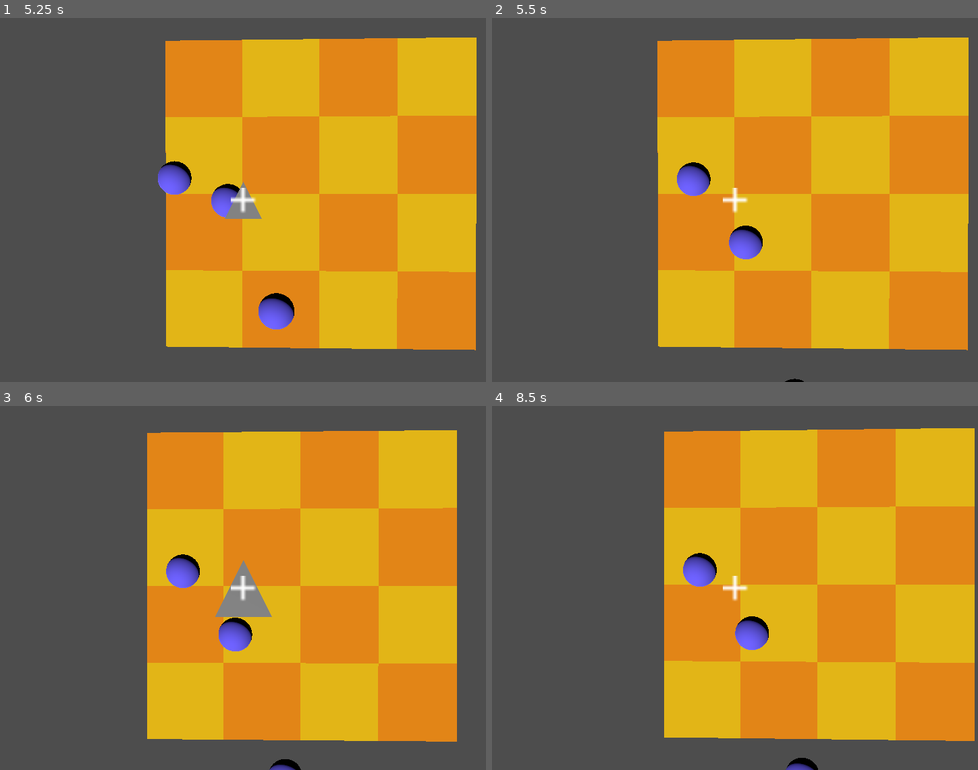
Above: before the commit, frames 1-4 (two rows, left to right).
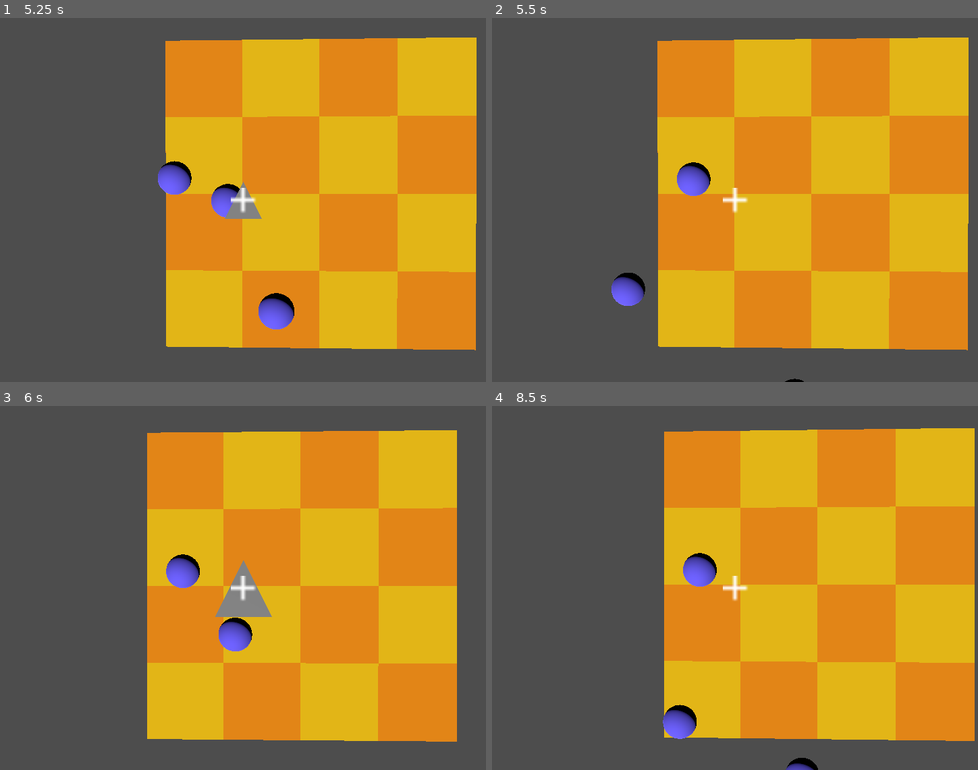
Above: after the commit, the same moments.

Repository: squonk4303/double-eagle
Game: Godot game, scene res://Scenes/shooting_gallery.tscn
Two runs of this game, one before a commit and one after it. Both use one fixed random seed, a clock stepped at 60 frames per second and the inputs below.
Inputs (mouse positions are in pixels of both pictures, inside the frame that each line leads up to):
- Up to frame 1 (5.25 s): tap Enter at 0.5 s; move the mouse to (238, 207) at 0.52 s; press the mouse at (238, 207) at 0.53 s; move the mouse to (277, 203) at 1.27 s; release the mouse at (277, 203) at 1.28 s; click (277, 203) at 1.35 s; move the mouse to (204, 196) at 2.02 s; press the mouse at (204, 196) at 2.03 s; move the mouse to (247, 200) at 2.77 s; release the mouse at (247, 200) at 2.78 s; click (247, 200) at 2.85 s; move the mouse to (223, 192) at 3.52 s; press the mouse at (223, 192) at 3.53 s; tap Escape (ESCAPE) at 4.15 s; move the mouse to (349, 181) at 4.27 s; release the mouse at (349, 181) at 4.28 s; click (349, 181) at 4.35 s; move the mouse to (218, 200) at 5.02 s; press the mouse at (218, 200) at 5.03 s
- Up to frame 2 (5.5 s): no input
- Up to frame 3 (6 s): move the mouse to (252, 580) at 5.77 s; release the mouse at (252, 580) at 5.78 s; click (252, 580) at 5.85 s
- Up to frame 4 (8.5 s): move the mouse to (730, 595) at 6.52 s; press the mouse at (730, 595) at 6.53 s; move the mouse to (769, 591) at 7.27 s; release the mouse at (769, 591) at 7.28 s; click (769, 591) at 7.35 s; move the mouse to (696, 584) at 8.02 s; press the mouse at (696, 584) at 8.03 s

Frame 1 is identical in both runs. In frame 2, 1.0% of the frame differs, in the area x 24-56%, y 57-80%; in frame 3, 0.1%; in frame 4, 1.0%, in the area x 35-57%, y 57-92%.

Commit message:
Cleanup and better hard-coding

Diff:
--- a/Scenes/bullet.gd
+++ b/Scenes/bullet.gd
@@ -25,10 +25,8 @@
 
 
 func collided(body):
-    print("hit something", position)
-    if !hit_something_yet:
-        if body.has_method("bullet_hit"):
-            pass
+    if !hit_something_yet and body.has_method("bullet_hit"):
+            body.bullet_hit(position)
 
     hit_something_yet = true
     queue_free()
--- a/Scripts/ball.gd
+++ b/Scripts/ball.gd
@@ -8,12 +8,12 @@
 
 
 func bullet_hit(b_pos):
-    print("b_pos", b_pos)
     # Get direction from center of bullet to center of self
     var direction = b_pos.direction_to(global_position)
     # Suppress force applied in z-direction
+    # NOTE: This denormalizes the vector
     direction.z = 0.0
-    apply_force(direction * 500)
+    apply_force(direction * 1200)
 
 
 func _on_visible_on_screen_notifier_3d_screen_exited() -> void:
--- a/Scripts/marksman.gd
+++ b/Scripts/marksman.gd
@@ -24,6 +24,7 @@
         Input.mouse_mode == Input.MOUSE_MODE_CAPTURED
     ):
         # Set distances to rotate camera
+        # Continued in _process(...)
         to_rotate.y = -1 * event.relative.x * mouse_sens
         to_rotate.x = -1 * event.relative.y * mouse_sens
 
@@ -34,13 +35,16 @@
         # Emit signal to spawn a bullet in parent scene
         gun_0_fired.emit(bullet_position, camera.global_rotation)
 
-    if event.is_action_pressed("LMB"):
+    # Hard-coded input events
+    if event is InputEventKey:
+        # Yield control of mouse when "esc" is pressed
+        if event.pressed and event.keycode == KEY_ESCAPE:
+            Input.mouse_mode = Input.MOUSE_MODE_VISIBLE
+
+    if event is InputEventMouseButton:
         # Recapture mouse upon clicking inside window
-        Input.mouse_mode = Input.MOUSE_MODE_CAPTURED
-
-    if event.is_action_pressed("ESCAPE"):
-        # Yield control of mouse when "esc" is pressed
-        Input.mouse_mode = Input.MOUSE_MODE_VISIBLE
+        if event.pressed and event.button_index == MOUSE_BUTTON_LEFT:
+            Input.mouse_mode = Input.MOUSE_MODE_CAPTURED
 
 
 func _process(delta: float) -> void:
@@ -48,8 +52,8 @@
     # Find this out.
 
     # Rotate Pivot along y-axis
+    # And Camera along its x-axis
     pivot.rotate_y(to_rotate.y * delta)
-    # Rotate Camera along its x-axis
     camera.rotate_x(to_rotate.x * delta)
     camera.rotation.x = clamp(camera.rotation.x, MIN_PITCH, MAX_PITCH)
     # Reset rotation vector
